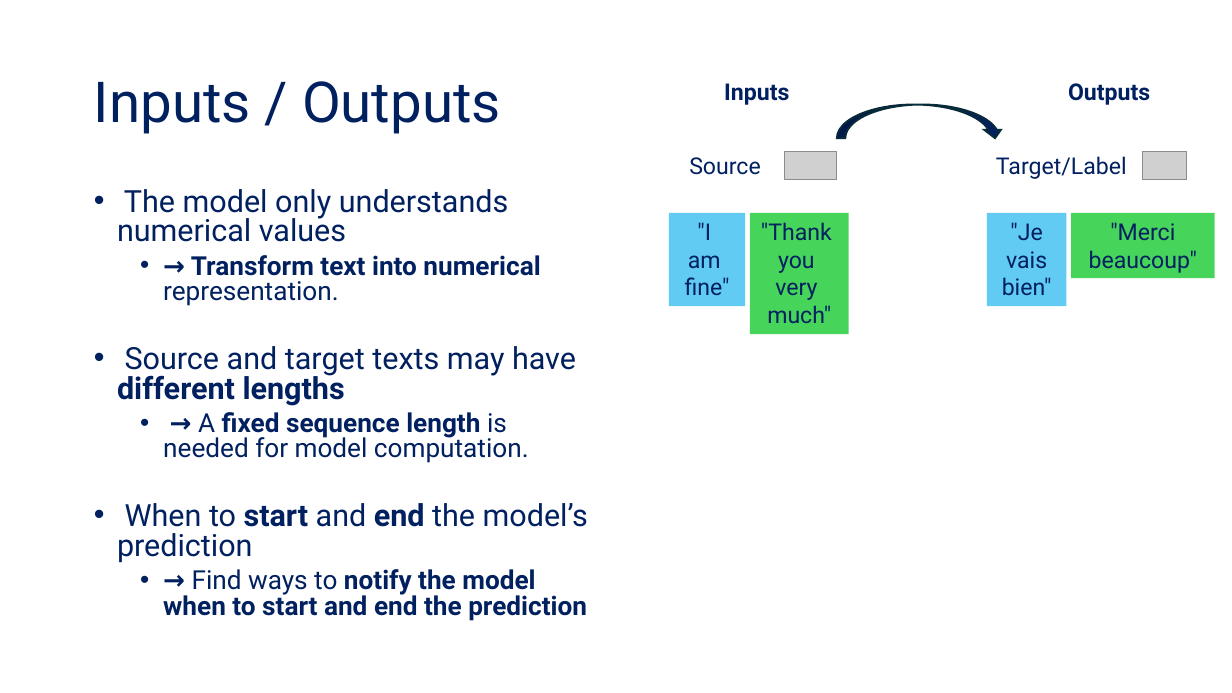
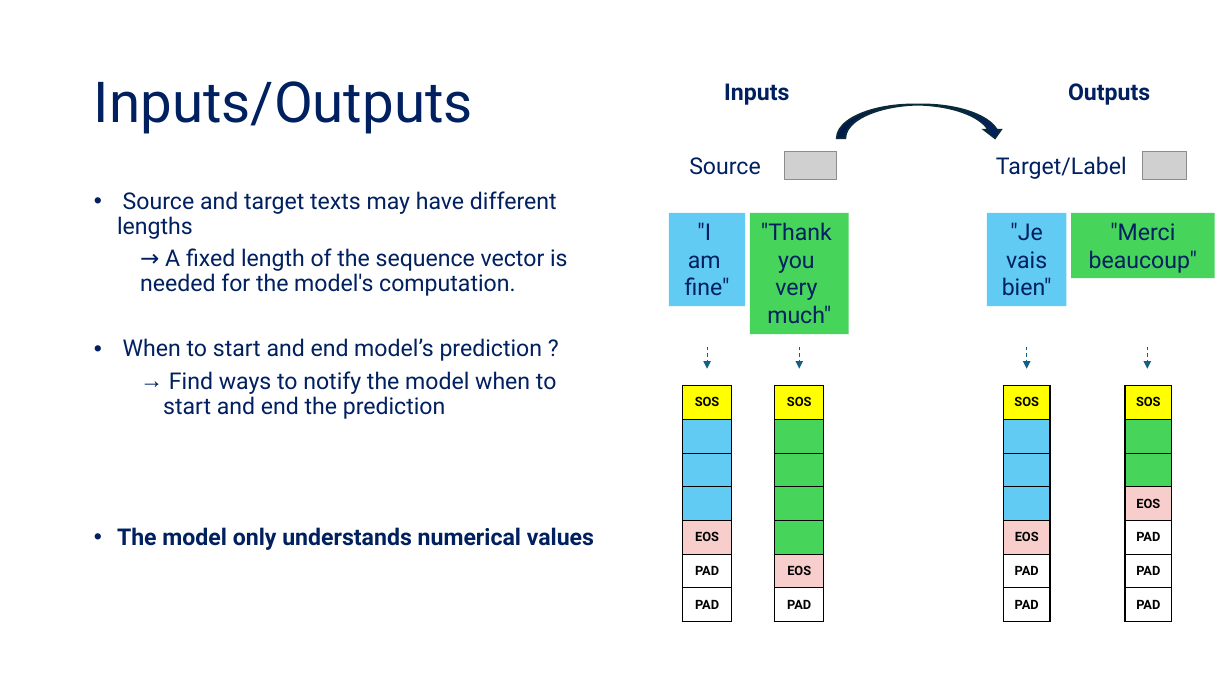
Before and after one commit to tanquangduong/transformer-pt, a slide deck: slide 22 of presentation/Transformer_Udemy/Udemy_P2_Introduction to Transformer.pptx (slide 20 before the commit). Drawn at 1232x693 pixels with LibreOffice and Linux fonts; fonts in the diff are those of the drawing; grey boxes stand for pictures. Boxes give left, top, right and bottom in pixels: in the first picture for what was removed or moved away, otherwise in the second. Text is boxed around its words. In the diff, an @@ line names an element or a change of style, - is before the commit and + after.

```diff
--- a/presentation/Transformer_Udemy/Udemy_P2_Introduction to Transformer.pptx
+++ b/presentation/Transformer_Udemy/Udemy_P2_Introduction to Transformer.pptx
@@ title at box(94, 81, 473, 134): spaces changed @@
-Inputs / Outputs
+Inputs/Outputs
@@ text at box(117, 191, 568, 419): paragraphs added @@
+• Source and target texts may have different lengths
+  → A fixed length of the sequence vector is needed for the model's computation.
+• When to start and end model’s prediction ?
+  → Find ways to notify the model when to start and end the prediction
@@ text at box(117, 255, 588, 621): paragraphs removed @@
-  • → Transform text into numerical representation.
-• Source and target texts may have different lengths
-  • → A fixed sequence length is needed for model computation.
-• When to start and end the model’s prediction
-  • → Find ways to notify the model when to start and end the prediction
@@ arrow added from (707, 347) to (707, 369), #156082 0.75 pt dashed @@
@@ arrow added from (799, 347) to (799, 369), #156082 0.75 pt dashed @@
@@ arrow added from (1027, 347) to (1027, 369), #156082 0.75 pt dashed @@
@@ arrow added from (1148, 347) to (1148, 369), #156082 0.75 pt dashed @@
@@ table added at box(683, 385, 732, 621), 7 rows, 1 columns @@
+SOS
+
+
+
+EOS
+PAD
+PAD
@@ table added at box(775, 385, 824, 621), 7 rows, 1 columns @@
+SOS
+
+
+
+
+EOS
+PAD
@@ table added at box(1004, 385, 1050, 621), 7 rows, 1 columns @@
+SOS
+
+
+
+EOS
+PAD
+PAD
@@ table added at box(1126, 385, 1172, 621), 7 rows, 1 columns @@
+SOS
+
+
+EOS
+PAD
+PAD
+PAD
@@ text at box(117, 527, 594, 550): size 23.8 to 18 pt, bold on in "The model only understands numerical values"; line spacing 0.8 to 0.9 @@
```
Also in this commit, not shown: 42 other slides changed, 3 slides added, 11 slides removed, 25 other files.
